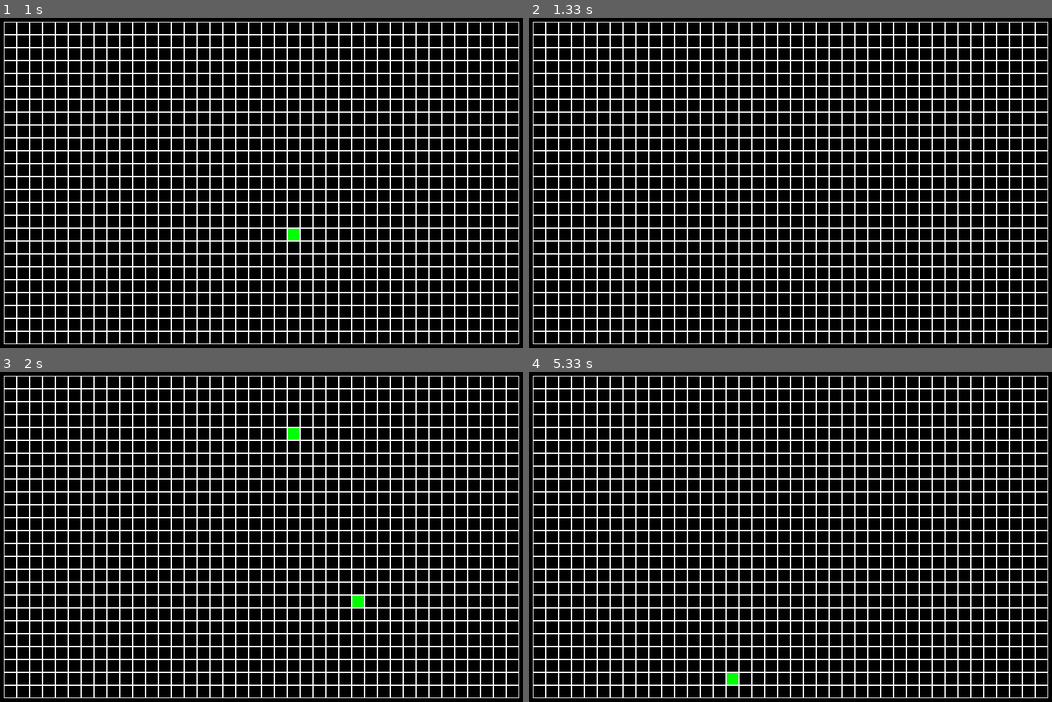
Above: before the commit, frames 1-4 (two rows, left to right).
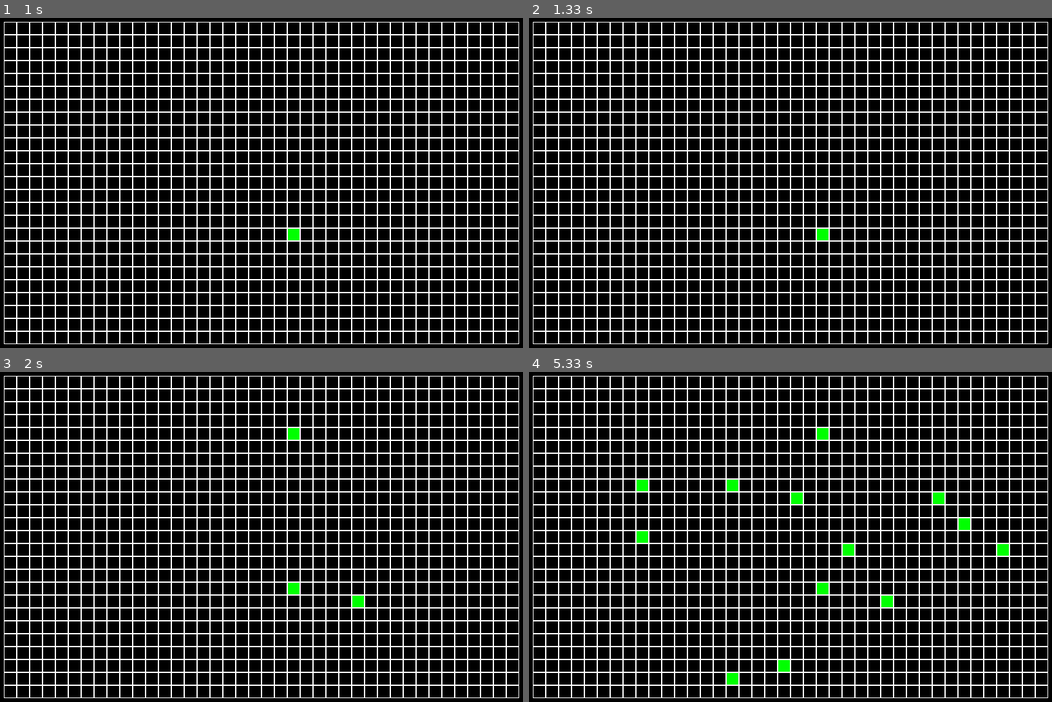
Above: after the commit, the same moments.

Repository: Lem-a-k/pygame2024
Game: pygame game, started from main.py
Two runs of this game, one before a commit and one after it. Both use one fixed random seed, a clock stepped at 60 frames per second and the inputs below.
Inputs (mouse positions are in pixels of both pictures, inside the frame that each line leads up to):
- Up to frame 1 (1 s): tap Space at 0.33 s; click (292, 232) at 0.72 s
- Up to frame 2 (1.33 s): tap Space at 1 s
- Up to frame 3 (2 s): click (355, 596) at 1.38 s; click (298, 434) at 1.72 s
- Up to frame 4 (5.33 s): click (790, 662) at 2.05 s; click (795, 497) at 2.38 s; click (732, 484) at 2.72 s; click (968, 530) at 3.05 s; click (994, 553) at 3.38 s; click (936, 494) at 3.72 s; click (649, 487) at 4.05 s; click (842, 546) at 4.38 s; click (649, 540) at 4.72 s; click (727, 675) at 5.05 s

Frame 1 is identical in both runs. In frame 2, less than 0.1% of the frame differs, in the area x 55-58%, y 63-68%; in frame 3, less than 0.1%; in frame 4, 0.9%, in the area x 20-92%, y 16-91%.

Commit message:
Life v0.2 with start and pause

Diff:
--- a/main.py
+++ b/main.py
@@ -8,6 +8,7 @@
 class Board:
     # создание поля
     def __init__(self, board_width, board_height):
+        self.board_updating = False
         self.width = board_width
         self.height = board_height
         self.board = [[0] * self.width for _ in range(self.height)]
@@ -73,7 +74,7 @@
     fps = 30
     clock = pygame.time.Clock()
     BOARD_UPDATE = pygame.USEREVENT + 1
-    pygame.time.set_timer(BOARD_UPDATE, 1000)
+
     board = Board(40, 25)
     board.set_view(10, 10, 20)
     while running:
@@ -84,6 +85,10 @@
                 board.update()
             elif event.type == pygame.MOUSEBUTTONDOWN:
                 board.process_click(event.pos)
+            elif event.type == pygame.KEYDOWN:
+                if event.key == pygame.K_SPACE:
+                    pygame.time.set_timer(BOARD_UPDATE, 0 if board.board_updating else 1000)
+                    board.board_updating = not board.board_updating
         # обновление экрана
         screen.fill((0, 0, 0))
         board.render(screen)
